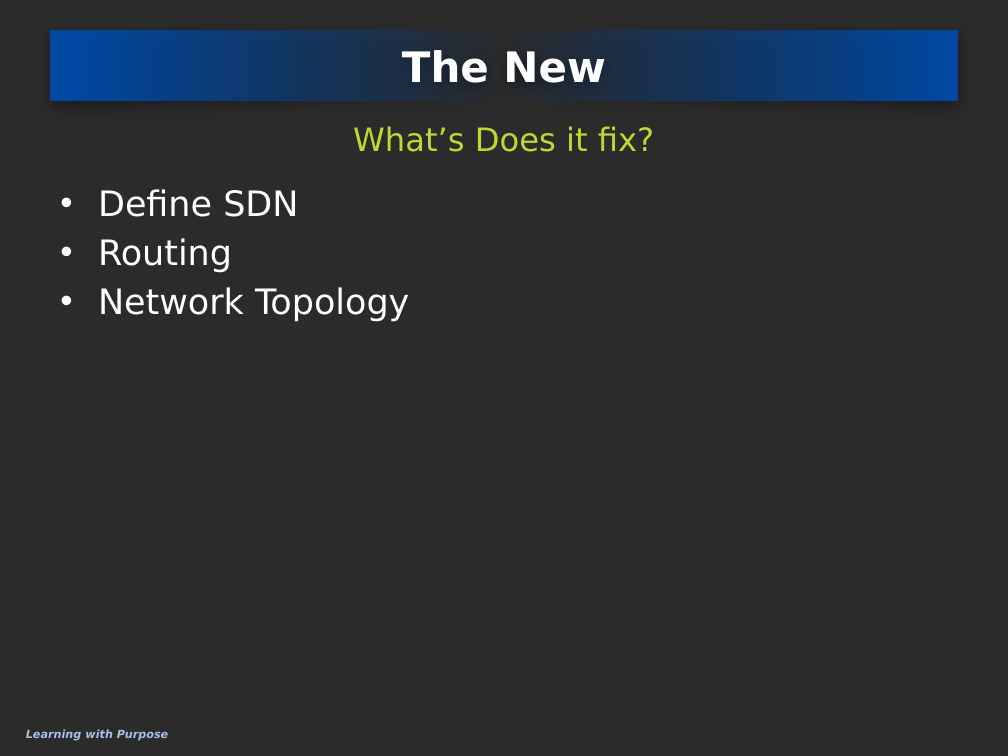
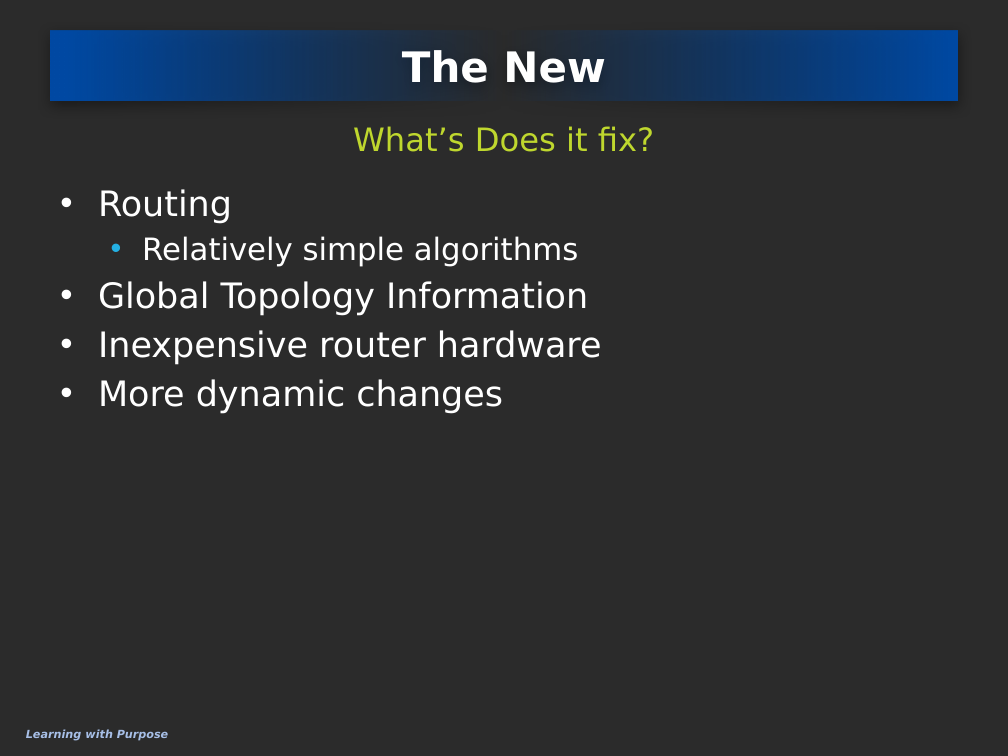
Before and after one commit to eliedaou/networkDesign, a slide deck: slide 8 of survey topic/SDNOpenFlow.pptx (slide 7 before the commit). Drawn at 1008x756 pixels with LibreOffice and Linux fonts; fonts in the diff are those of the drawing; background and template pictures are left out; a plain dark background stands for a picture behind light text. Boxes give left, top, right and bottom in pixels: in the first picture for what was removed or moved away, otherwise in the second. Text is boxed around its words. In the diff, an @@ line names an element or a change of style, - is before the commit and + after.

```diff
--- a/survey topic/SDNOpenFlow.pptx
+++ b/survey topic/SDNOpenFlow.pptx
@@ text at [98, 189, 298, 217]: paragraph removed @@
-• Define SDN
@@ text at [98, 236, 602, 414]: text changed @@
-• Network Topology
+  • Relatively simple algorithms
+• Global Topology Information
+• Inexpensive router hardware
+• More dynamic changes
```
Also in this commit, not shown: 5 other slides changed, 6 slides added.
